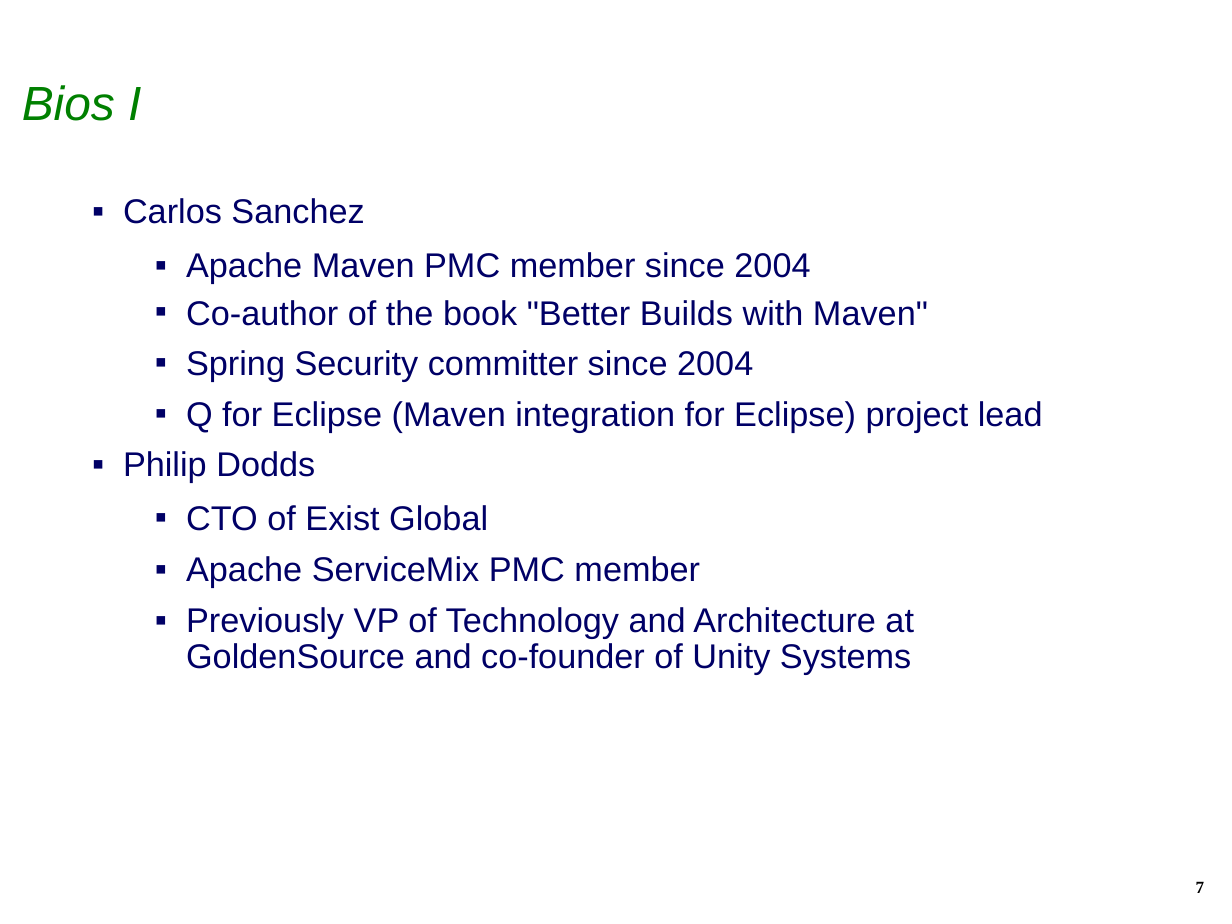
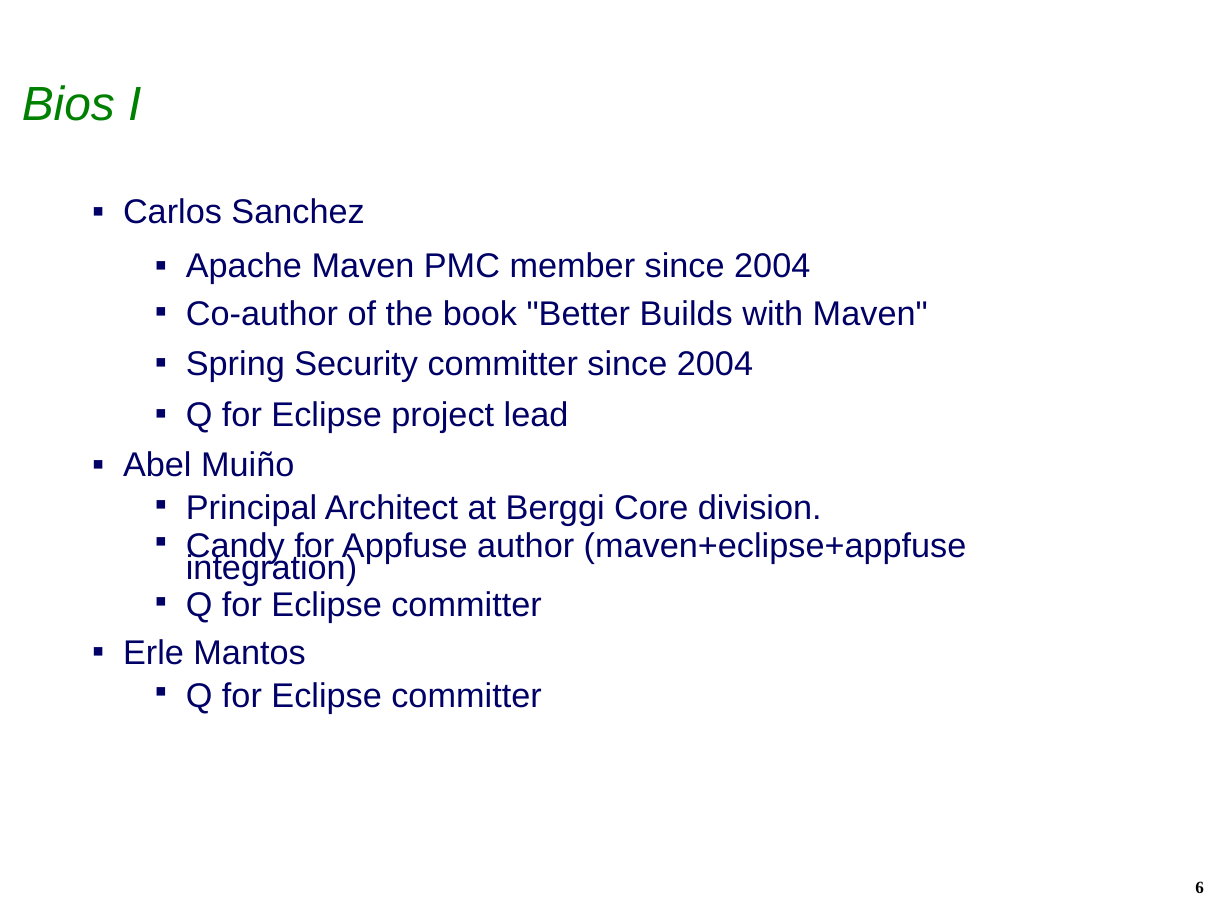
Before and after one commit to isabella232/q4e, a slide deck: slide 6 of docs/EclipseIAMCreationReview.ppt (slide 7 before the commit). Drawn at 1232x924 pixels with LibreOffice and Linux fonts; fonts in the diff are those of the drawing; background and template pictures are left out. Boxes give left, top, right and bottom in pixels: in the first picture for what was removed or moved away, otherwise in the second. Text is boxed around its words. In the diff, an @@ line names an element or a change of style, - is before the commit and + after.

```diff
--- a/docs/EclipseIAMCreationReview.ppt
+++ b/docs/EclipseIAMCreationReview.ppt
@@ text at <box>123,401,967,713</box>: text changed @@
-  ▪ Q for Eclipse (Maven integration for Eclipse) project lead
-▪ Philip Dodds
-  ▪ CTO of Exist Global
-  ▪ Apache ServiceMix PMC member
-  ▪ Previously VP of Technology and Architecture at GoldenSource and co-founder of Unity Systems
+  ▪ Q for Eclipse project lead
+▪ Abel Muiño
+  ▪ Principal Architect at Berggi Core division.
+  ▪ Candy for Appfuse author (maven+eclipse+appfuse integration)
+  ▪ Q for Eclipse committer
+▪ Erle Mantos
+  ▪ Q for Eclipse committer
@@ page number at <box>1195,881,1204,893</box>: text changed @@
-7
+6
```
Also in this commit, not shown: 7 other slides changed, 1 slide added, 3 slides removed.
